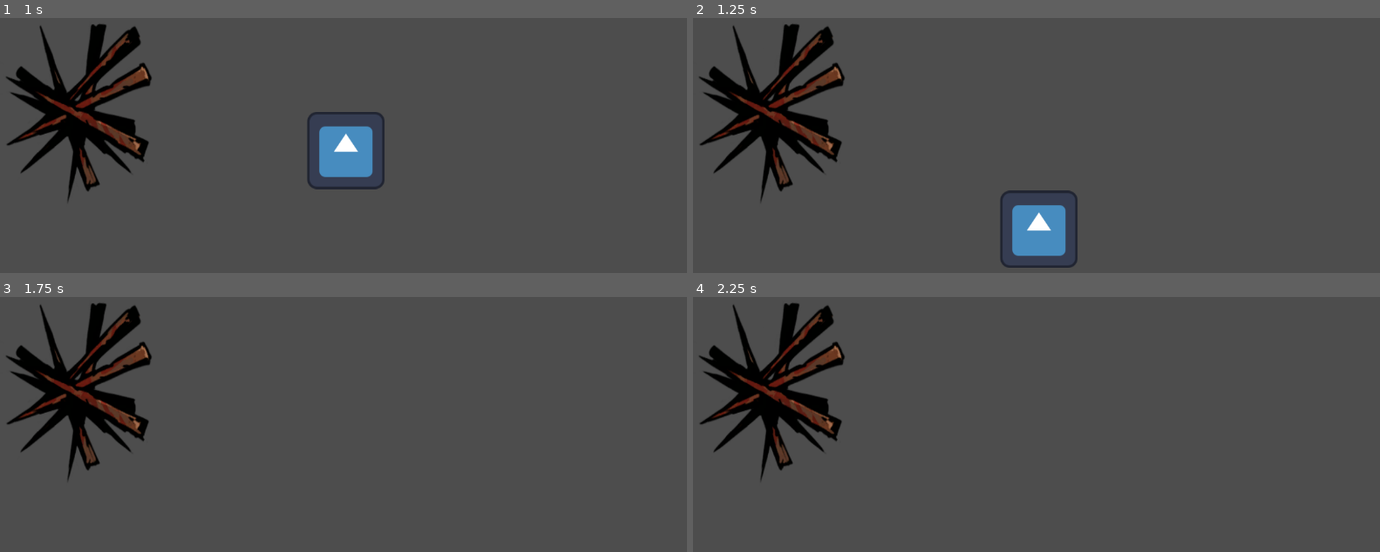
Above: before the commit, frames 1-4 (two rows, left to right).
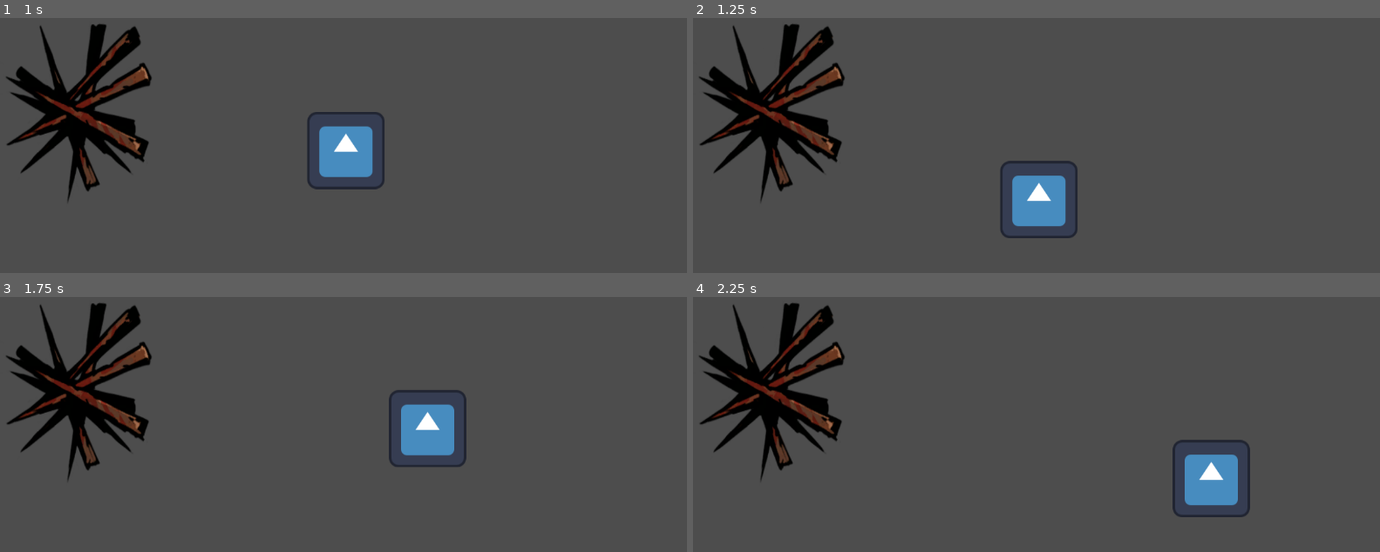
Above: after the commit, the same moments.

Repository: TheSamuraiNija/gittest
Game: Godot game, scene res://menus/menu.tscn
Two runs of this game, one before a commit and one after it. Both use one fixed random seed, a clock stepped at 60 frames per second and the inputs below. The engine's default icon, where the game draws it, is replaced by a stand-in: a white triangle on a blue panel in a dark square.
Inputs:
- Up to frame 1 (1 s): click "Start" at 0.5 s
- Up to frame 2 (1.25 s): no input
- Up to frame 3 (1.75 s): tap Enter (ui_accept) at 1.25, 1.52 s; hold Right (ui_right) from 1.28 s (still down)
- Up to frame 4 (2.25 s): keep holding Right (ui_right)

Frame 1 is identical in both runs. In frame 2, 2.4% of the frame differs, in the area x 44-56%, y 55-98%; in frame 3, 2.0%; in frame 4, 2.0%.

Commit message:
Ground and death
Added ground to stand on and resets game when touching spike

Diff:
--- /dev/null
+++ b/danger/spike.gd
@@ -0,0 +1,4 @@
+extends Area2D
+
+func _on_body_entered(body: Node2D) -> void:
+	get_tree().change_scene_to_file("res://menus/menu.tscn")
--- a/danger/spike.tscn
+++ b/danger/spike.tscn
@@ -1,10 +1,12 @@
 [gd_scene format=3 uid="uid://cn85sisqlp5pp"]
 
 [ext_resource type="Texture2D" uid="uid://cwdboy55pieqp" path="res://danger/The_Family's_Resentment_Gift.png" id="1_qeweg"]
+[ext_resource type="Script" uid="uid://dpr7lsxw1ll7i" path="res://danger/spike.gd" id="1_s7cv1"]
 
 [sub_resource type="CapsuleShape2D" id="CapsuleShape2D_s7cv1"]
 
 [node name="Spike" type="Area2D" unique_id=1297959356]
+script = ExtResource("1_s7cv1")
 
 [node name="CollisionShape2D" type="CollisionShape2D" parent="." unique_id=262680174]
 shape = SubResource("CapsuleShape2D_s7cv1")
@@ -16,3 +18,5 @@
 offset_bottom = 240.0
 scale = Vector2(0.049482185, 0.12821087)
 texture = ExtResource("1_qeweg")
+
+[connection signal="body_entered" from="." to="." method="_on_body_entered"]
--- a/level/level1.tscn
+++ b/level/level1.tscn
@@ -1,7 +1,9 @@
-[gd_scene format=3 uid="uid://db3x6hhv5s5yi"]
+[gd_scene format=3 uid="uid://dart3fyvamy2y"]
 
 [ext_resource type="PackedScene" uid="uid://diygwv781k3tm" path="res://player/player.tscn" id="1_cc4m7"]
 [ext_resource type="PackedScene" uid="uid://cn85sisqlp5pp" path="res://danger/spike.tscn" id="2_w28nb"]
+
+[sub_resource type="WorldBoundaryShape2D" id="WorldBoundaryShape2D_w28nb"]
 
 [node name="level1" type="Node2D" unique_id=954976329]
 
@@ -11,3 +13,10 @@
 [node name="Spike" parent="." unique_id=1297959356 instance=ExtResource("2_w28nb")]
 position = Vector2(146, 329)
 scale = Vector2(13.159998, 9.839997)
+
+[node name="ground" type="StaticBody2D" parent="Spike" unique_id=1033153647]
+
+[node name="groundCollision" type="CollisionShape2D" parent="Spike/ground" unique_id=2132335833]
+position = Vector2(32.82675, 20.934963)
+scale = Vector2(0.07598785, 0.101626046)
+shape = SubResource("WorldBoundaryShape2D_w28nb")
--- a/player/player.tscn
+++ b/player/player.tscn
@@ -9,6 +9,8 @@
 script = ExtResource("1_onrkg")
 
 [node name="collision" type="CollisionShape2D" parent="." unique_id=1161229358]
+position = Vector2(510.99997, 266)
+scale = Vector2(5.5432043, 5.5432043)
 shape = SubResource("RectangleShape2D_hqtel")
 
 [node name="playerIcon" type="Sprite2D" parent="." unique_id=1332515415]
--- a/project.godot
+++ b/project.godot
@@ -15,6 +15,49 @@
 config/features=PackedStringArray("4.6", "Forward Plus")
 config/icon="res://icon.svg"
 
+[file_customization]
+
+folder_colors={
+"res://level/": "red",
+"res://menus/": "orange",
+"res://player/": "yellow"
+}
+
+[input]
+
+ui_left={
+"deadzone": 0.5,
+"events": [Object(InputEventKey,"resource_local_to_scene":false,"resource_name":"","device":0,"window_id":0,"alt_pressed":false,"shift_pressed":false,"ctrl_pressed":false,"meta_pressed":false,"pressed":false,"keycode":4194319,"physical_keycode":0,"key_label":0,"unicode":0,"location":0,"echo":false,"script":null)
+, Object(InputEventJoypadButton,"resource_local_to_scene":false,"resource_name":"","device":-1,"button_index":13,"pressure":0.0,"pressed":false,"script":null)
+, Object(InputEventJoypadMotion,"resource_local_to_scene":false,"resource_name":"","device":-1,"axis":0,"axis_value":-1.0,"script":null)
+, Object(InputEventKey,"resource_local_to_scene":false,"resource_name":"","device":-1,"window_id":0,"alt_pressed":false,"shift_pressed":false,"ctrl_pressed":false,"meta_pressed":false,"pressed":false,"keycode":0,"physical_keycode":65,"key_label":0,"unicode":97,"location":0,"echo":false,"script":null)
+]
+}
+ui_right={
+"deadzone": 0.5,
+"events": [Object(InputEventKey,"resource_local_to_scene":false,"resource_name":"","device":0,"window_id":0,"alt_pressed":false,"shift_pressed":false,"ctrl_pressed":false,"meta_pressed":false,"pressed":false,"keycode":4194321,"physical_keycode":0,"key_label":0,"unicode":0,"location":0,"echo":false,"script":null)
+, Object(InputEventJoypadButton,"resource_local_to_scene":false,"resource_name":"","device":-1,"button_index":14,"pressure":0.0,"pressed":false,"script":null)
+, Object(InputEventJoypadMotion,"resource_local_to_scene":false,"resource_name":"","device":-1,"axis":0,"axis_value":1.0,"script":null)
+, Object(InputEventKey,"resource_local_to_scene":false,"resource_name":"","device":-1,"window_id":0,"alt_pressed":false,"shift_pressed":false,"ctrl_pressed":false,"meta_pressed":false,"pressed":false,"keycode":0,"physical_keycode":68,"key_label":0,"unicode":100,"location":0,"echo":false,"script":null)
+]
+}
+ui_up={
+"deadzone": 0.5,
+"events": [Object(InputEventKey,"resource_local_to_scene":false,"resource_name":"","device":0,"window_id":0,"alt_pressed":false,"shift_pressed":false,"ctrl_pressed":false,"meta_pressed":false,"pressed":false,"keycode":4194320,"physical_keycode":0,"key_label":0,"unicode":0,"location":0,"echo":false,"script":null)
+, Object(InputEventJoypadButton,"resource_local_to_scene":false,"resource_name":"","device":-1,"button_index":11,"pressure":0.0,"pressed":false,"script":null)
+, Object(InputEventJoypadMotion,"resource_local_to_scene":false,"resource_name":"","device":-1,"axis":1,"axis_value":-1.0,"script":null)
+, Object(InputEventKey,"resource_local_to_scene":false,"resource_name":"","device":-1,"window_id":0,"alt_pressed":false,"shift_pressed":false,"ctrl_pressed":false,"meta_pressed":false,"pressed":false,"keycode":0,"physical_keycode":87,"key_label":0,"unicode":119,"location":0,"echo":false,"script":null)
+]
+}
+ui_down={
+"deadzone": 0.5,
+"events": [Object(InputEventKey,"resource_local_to_scene":false,"resource_name":"","device":0,"window_id":0,"alt_pressed":false,"shift_pressed":false,"ctrl_pressed":false,"meta_pressed":false,"pressed":false,"keycode":4194322,"physical_keycode":0,"key_label":0,"unicode":0,"location":0,"echo":false,"script":null)
+, Object(InputEventJoypadButton,"resource_local_to_scene":false,"resource_name":"","device":-1,"button_index":12,"pressure":0.0,"pressed":false,"script":null)
+, Object(InputEventJoypadMotion,"resource_local_to_scene":false,"resource_name":"","device":-1,"axis":1,"axis_value":1.0,"script":null)
+, Object(InputEventKey,"resource_local_to_scene":false,"resource_name":"","device":-1,"window_id":0,"alt_pressed":false,"shift_pressed":false,"ctrl_pressed":false,"meta_pressed":false,"pressed":false,"keycode":0,"physical_keycode":83,"key_label":0,"unicode":115,"location":0,"echo":false,"script":null)
+]
+}
+
 [physics]
 
 3d/physics_engine="Jolt Physics"
Not shown, added: danger/spike.gd.uid
